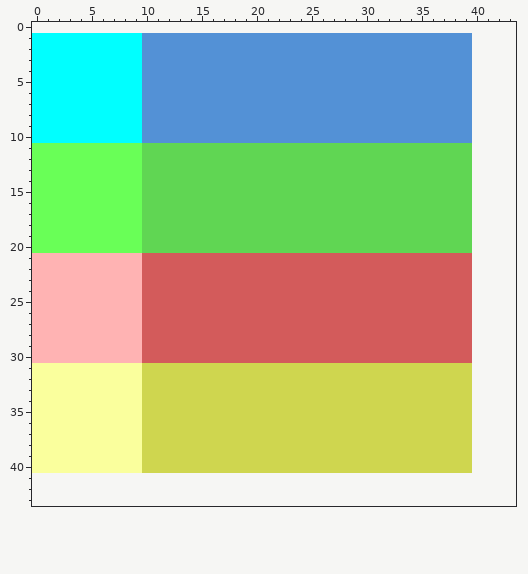
A pixel-art sprite gets an edit: assets/test.png. The picture above was drawn from the file before the commit.
The file is 40x40 pixels. The old version is drawn lined up with the new one, on the new canvas.
The result:
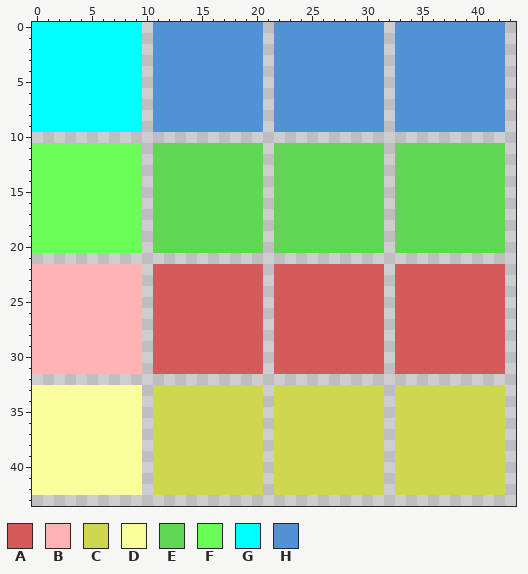
Palette (. is transparent): A #d35b5b  B #ffb3b3  C #cfd64f  D #faff9d  E #60d653  F #69ff57  G #00ffff  H #5391d6
Commit message: Fix sprite bleeding issue
Difference:
canvas 40x40 -> 44x44, the old top-left corner now at 0,1
Changed rows in their new state; - is an unchanged pixel.
first column x 0:
 0 GGGGGGGGGG-HHHHHHHHHH-HHHHHHHHHH-HHHHHHHHHH
 1 ----------.----------.----------.-------HHH
 2 ----------.----------.----------.-------HHH
 3 ----------.----------.----------.-------HHH
 4 ----------.----------.----------.-------HHH
 5 ----------.----------.----------.-------HHH
 6 ----------.----------.----------.-------HHH
 7 ----------.----------.----------.-------HHH
 8 ----------.----------.----------.-------HHH
 9 ----------.----------.----------.-------HHH
10 ........................................---
11 ----------.----------.----------.-------EEE
12 ----------.----------.----------.-------EEE
13 ----------.----------.----------.-------EEE
14 ----------.----------.----------.-------EEE
15 ----------.----------.----------.-------EEE
16 ----------.----------.----------.-------EEE
17 ----------.----------.----------.-------EEE
18 ----------.----------.----------.-------EEE
19 ----------.----------.----------.-------EEE
20 ----------.----------.----------.-------EEE
21 ........................................---
22 ----------.----------.----------.-------AAA
23 ----------.----------.----------.-------AAA
24 ----------.----------.----------.-------AAA
25 ----------.----------.----------.-------AAA
26 ----------.----------.----------.-------AAA
27 ----------.----------.----------.-------AAA
28 ----------.----------.----------.-------AAA
29 ----------.----------.----------.-------AAA
30 ----------.----------.----------.-------AAA
31 BBBBBBBBBB.AAAAAAAAAA.AAAAAAAAAA.AAAAAAAAAA
32 ........................................---
33 ----------.----------.----------.-------CCC
34 ----------.----------.----------.-------CCC
35 ----------.----------.----------.-------CCC
36 ----------.----------.----------.-------CCC
37 ----------.----------.----------.-------CCC
38 ----------.----------.----------.-------CCC
39 ----------.----------.----------.-------CCC
40 ----------.----------.----------.-------CCC
41 DDDDDDDDDD-CCCCCCCCCC-CCCCCCCCCC-CCCCCCCCCC
42 DDDDDDDDDD-CCCCCCCCCC-CCCCCCCCCC-CCCCCCCCCC
Where, in picture pixels (left, top, right, bottom), the same in both pictures:
changed: (32, 22, 505, 495)
